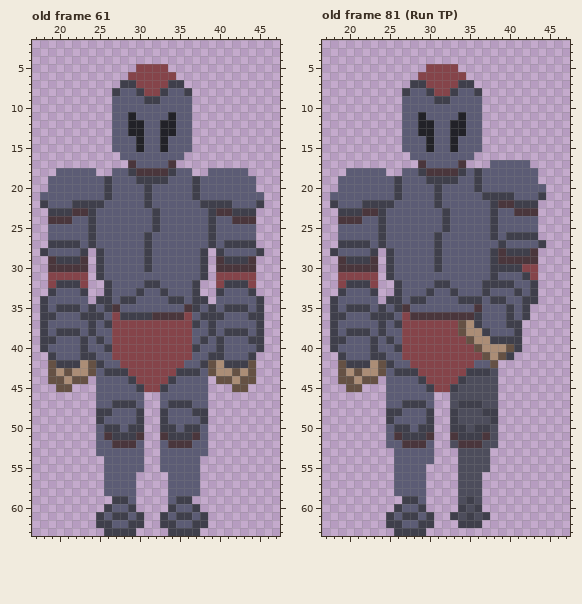
Pixel-art file, stored at Aseprite/MainCharacter.aseprite. That is the earlier state.
64x64 pixels, 82 frames. Shown: old frame 61: x 17..47, y 2..63; old frame 81 (Run TP): x 17..47, y 2..63. The commit also changed other frames, which this record leaves out.
The result:
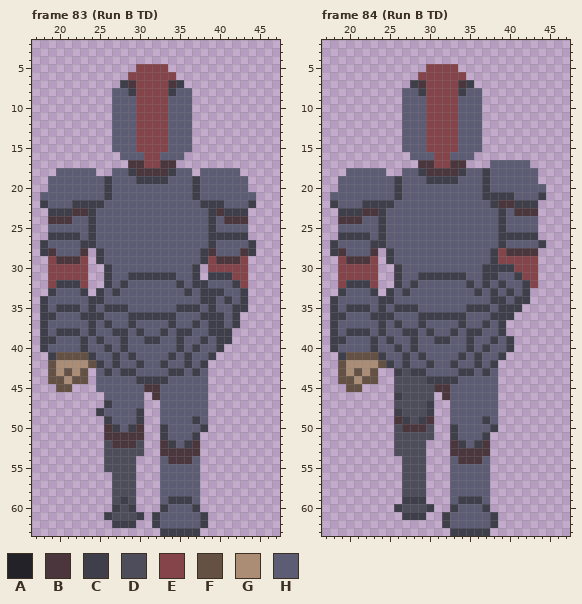
Palette (. is transparent): A #222228  B #4a363c  C #3f3f4b  D #4d4d5c  E #85444a  F #655144  G #ab8d76  H #5c5c75
A new or re-ordered frame is compared with the old frame closest to it.
Change:
frames 82 -> 84
Changed rows in their new state; - is an unchanged pixel.
Frame 83 (Run B TD) is new; against old frame 61:
first column x 18:
 7 -----------B----B-----------
 8 ---------H-CE--EC-H---------
 9 ------------EEEE------------
10 ------------EEEE------------
11 -----------HEEEEH-----------
12 -----------HEEEEH-----------
13 -----------HEEEEH-----------
14 ------------EEEE------------
15 ------------EEEE------------
16 -------------EE-------------
17 ------------BEEB------------
18 --------------------H----.--
19 --------------------------.-
20 -------------H------------.-
21 -------------H-------------.
22 -------------H---------H--C.
23 --------------H--------C--.-
24 --------------H--------B--.-
25 --------------H-----------.-
26 -CCCC--------H--------CCCC.-
27 CHHHHC-------H---------HHH--
28 -B---B-------H-------BH--BC.
29 -EBBBE-------H-------E-BBE.-
30 -EEEEE-.C----H-----C.EEEEE.-
31 -------.C--CCCCCC--C.CCC--.-
32 ----------C--HH--C--CHHH-E.-
33 -------CHC--H--H--CHCC---C.-
34 ------C-H-HH----HH-H-C-C-C..
35 ---------CC------CC----H--..
36 ---------HH---CCCHH-----C...
37 ---------HHCHHHHCHH---C-C...
38 ---------CCHCHHCHCC---C-....
39 ---------HCHHCCHHCH----C....
40 ---------HCHHHHHHCH----.....
41 --FFFF---CHCHHHHCHC---.....-
42 --GGG----CHHCHHCHHC--......-
43 -----F.--H-CHHHHC-H--......-
44 -----------HCCCCH-----.....-
45 ------------HBBH--------..--
46 -------.------B-------------
47 -------.CHHH----HHH---------
48 --------H------H---HH-------
49 -------.C------H---CH-------
50 -------.B---B---H-HHC-------
51 -------.-BBB---CHHHC.-------
52 -------.D---D--BCHCB.-------
53 -------.DDDDD--BBBBB.-------
54 --------DDDD.---BBB---------
55 --------DDDD.---------------
56 --------.DDD---H------------
57 --------.DDD---H------------
58 --------.DDD---H------------
59 ---------D-D---HC--H--------
60 --------.CD----CH-----------
61 -------.CDDD--CH-HH---------
62 -------..CC-.-CHH--H--------
63 --------....---C------------
Frame 84 (Run B TD) is new; against old frame 81 (Run TP):
first column x 18:
 7 -----------B----B---------
 8 ---------H-CE--EC-H-------
 9 ------------EEEE----------
10 ------------EEEE----------
11 -----------HEEEEH---------
12 -----------HEEEEH---------
13 -----------HEEEEH---------
14 ------------EEEE----------
15 ------------EEEE----------
16 -------------EE-----------
17 ------------BEEB----------
18 ------------------HC------
19 ------------------HC------
20 -------------H----HC------
21 -------------H------------
22 -------------H------------
23 --------------H-----HC----
24 --------------H-----HC----
25 --------------H-----HC----
26 -CCCC--------H------HC----
27 CHHHHC-------H------------
28 -B---B-------H-------EBBB-
29 -EBBBE-------H-------EEEEE
30 -EEEEE-.C----H-----C---E--
31 -------.C--CCCCCC--C---CE-
32 ----------C--HH--C--H-H-CE
33 -------CHC--H--H--CHC-CHC.
34 ------C-H-HH----HHH----C-.
35 ---------CC------CCC-C-C.-
36 ---------HHCCCCCCHH-CC-..-
37 ---------HHCHHHHCHHC-C..--
38 ---------CCHCHHCHCCH-C..--
39 ---------HCHHCCHHCHH-H-.--
40 ---------HCHHHHHHCHCHHC.--
41 --FFFF---CHCHHHHCHCHHC.---
42 --GGG----CHHCHHCHHC-C-----
43 -----F..-D-CHHHHC-H-H-----
44 -------.DDDDCCCCHHHHH-----
45 -------.DDDDDBBHHHHHH-----
46 -------.CDDDD-BHHHHHH-----
47 -------.DDDDC--HHHHHH-----
48 -------.-DDD---HHHHHH-----
49 -------.BCDCB--HHHHCH-----
50 -------.DBBBD---HHHHC-----
51 -------.DDDDD--CHHHC.-----
52 -------.DDDD.--BCHCB.-----
53 --------DDDD.--BBBBB------
54 --------.DDD.--HBBBH------
55 --------.DDD---HHHHH------
56 --------.DDD---HHHHH------
57 --------.DDD---HHHHH------
58 --------.DDD---HHHHH------
59 -----------C---HC-CH------
60 ---------DDDC--CHHHC------
61 -------..--C.-CHHHHHC-----
62 -------......-CHHHHHC-----
63 --------....---CCCCC------
